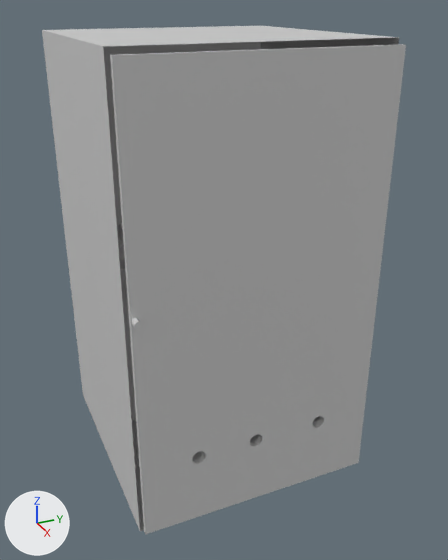
One commit to the COLLADA model robert_gazebo/meshes/visual_fire_rescue_box.dae: the scene before it, then after it.
Camera for both pictures: a 50 mm lens placed at (4.84, -1.85, 1.94), pointed at (0.46, 0.12, -0.25). Arrows for +X, +Y and +Z are at lower left; the lights stay in place.

The older version as bpy lines, for what is in view:
```python
mat_material_009 = principled_material('Material_009')
mat_material_009.base_color = (0.64, 0.64, 0.64)  # light grey #d1d1d1
mat_material_009.roughness = 0.44
me_cube_005 = bpy.data.meshes.new('Cube.005')
me_cube_005.from_pydata(...)  # 616 vertices, 1214 faces; spans x -0.72..1.41, y -0.97..1.04, z -1.87..1.7
# faces by material slot: [26, 408, 84, 572, 124]
me_cube_005.materials.append(mat_material_009)  # light grey #d1d1d1
me_cube_005.materials.append(mat_material_006)  # light grey #d1d1d1
me_cube_005.materials.append(mat_material_003)  # light grey #d1d1d1
me_cube_005.materials.append(mat_material_002)  # light grey #d1d1d1
me_cube_005.materials.append(mat_material)  # light grey #d1d1d1
ob_box_001 = bpy.data.objects.new('box_001', me_cube_005)
ob_box_001.location = (0.0, 0.0, 0.0)
```
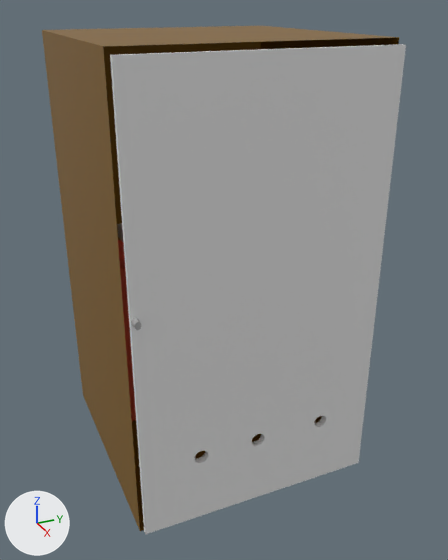
What differs and where, as boxes (x1, y1, x2, y2) in the pictures (448 x 560 px):
'box_001', recoloured
    both: (42, 26, 406, 534)

The edits, one by one:
Material 'Material_009' (mat_material_009) changes colour from light grey #d1d1d1 to brown #815c09; in linear values from (0.64, 0.64, 0.64) to (0.219, 0.106, 0.00258).
